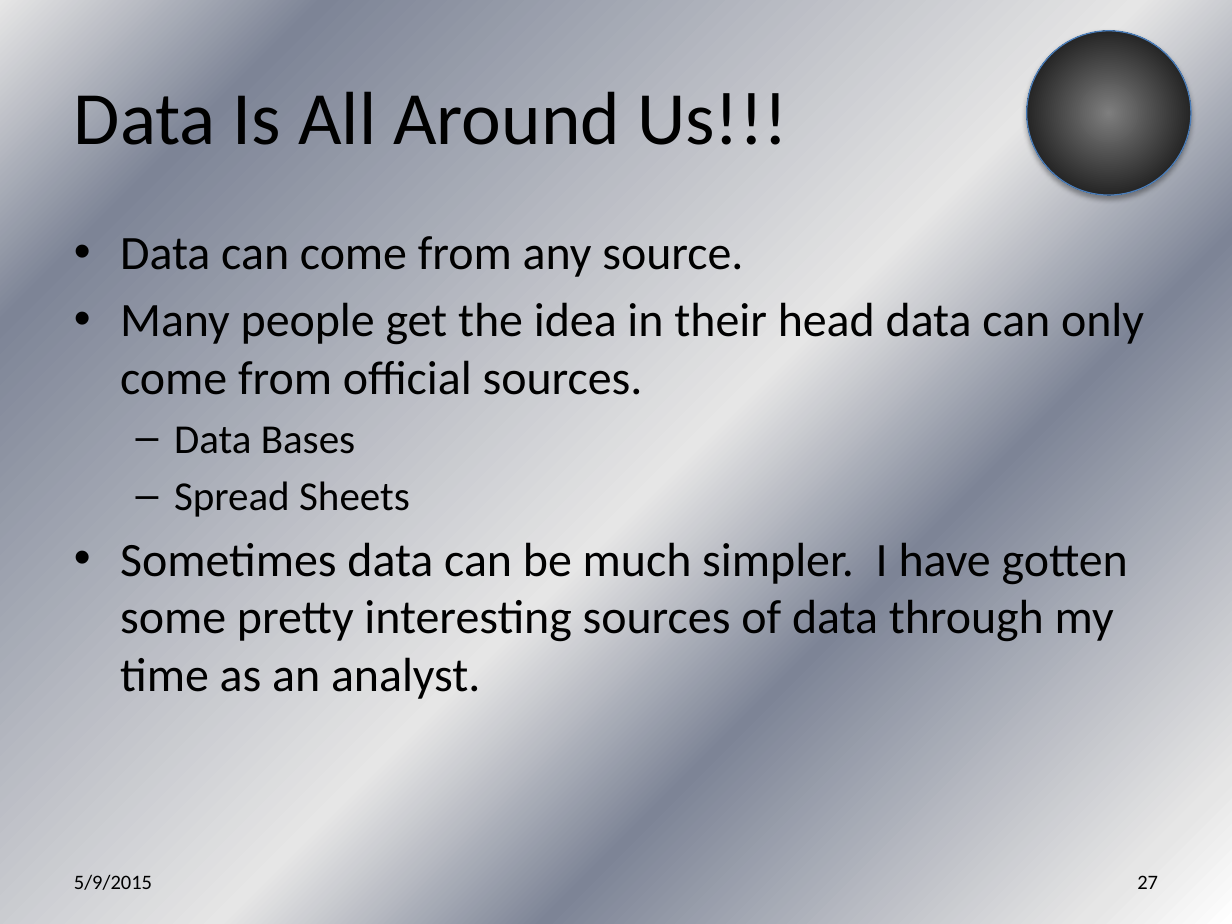
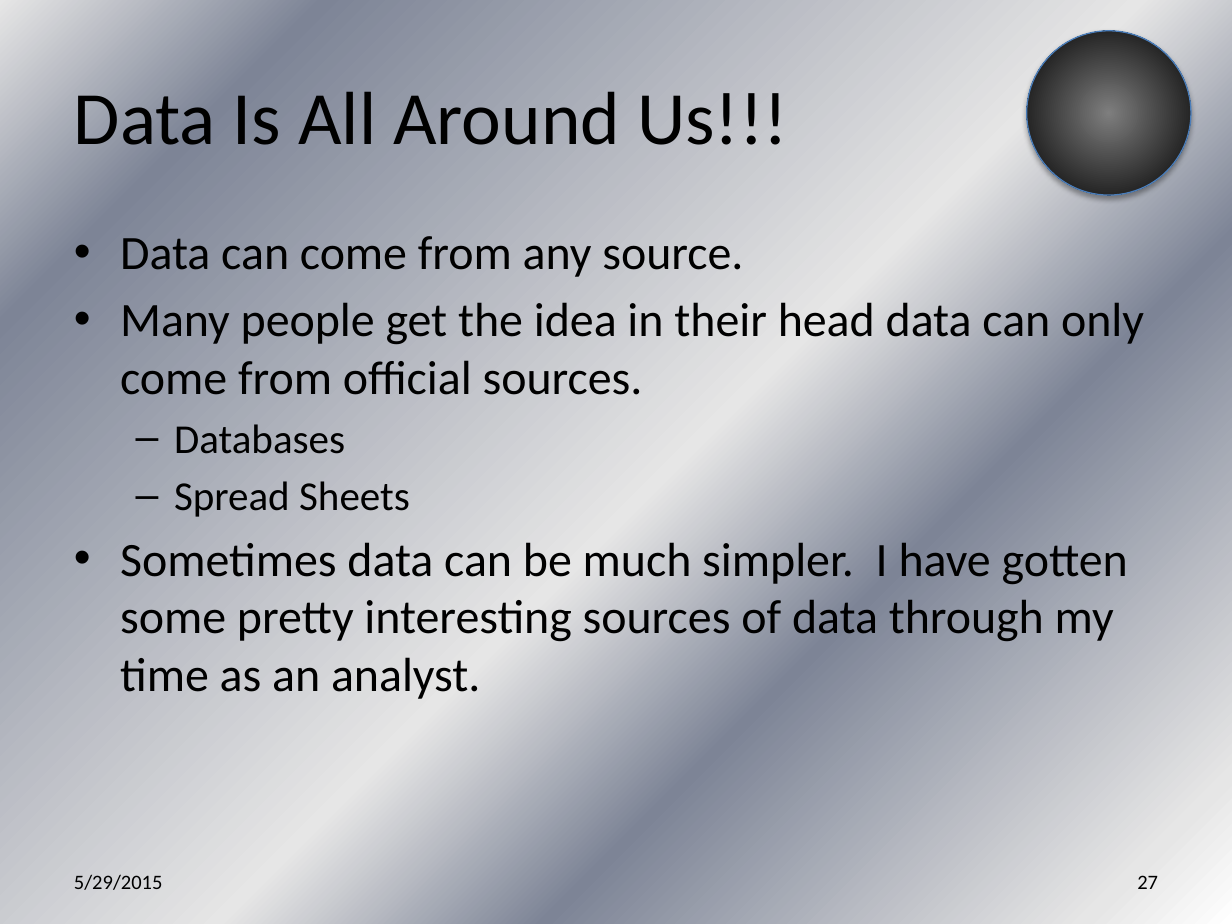
Before and after one commit to jegroom102080/What_is_Data_Science_Anyway, a slide deck: slide 27 of What is Data Science Anyway.pptx. Drawn at 1232x924 pixels with LibreOffice and Linux fonts; fonts in the diff are those of the drawing. Boxes give left, top, right and bottom in pixels: in the first picture for what was removed or moved away, otherwise in the second. Text is boxed around its words. In the diff, an @@ line names an element or a change of style, - is before the commit and + after.

```diff
--- a/What is Data Science Anyway.pptx
+++ b/What is Data Science Anyway.pptx
@@ text at box(174, 424, 345, 454): text changed @@
-  – Data Bases
+  – Databases
@@ text at box(74, 874, 163, 890): text changed @@
-5/9/2015
+5/29/2015
```
Also in this commit, not shown: 43 other slides changed, 1 slide added, 1 other file.
